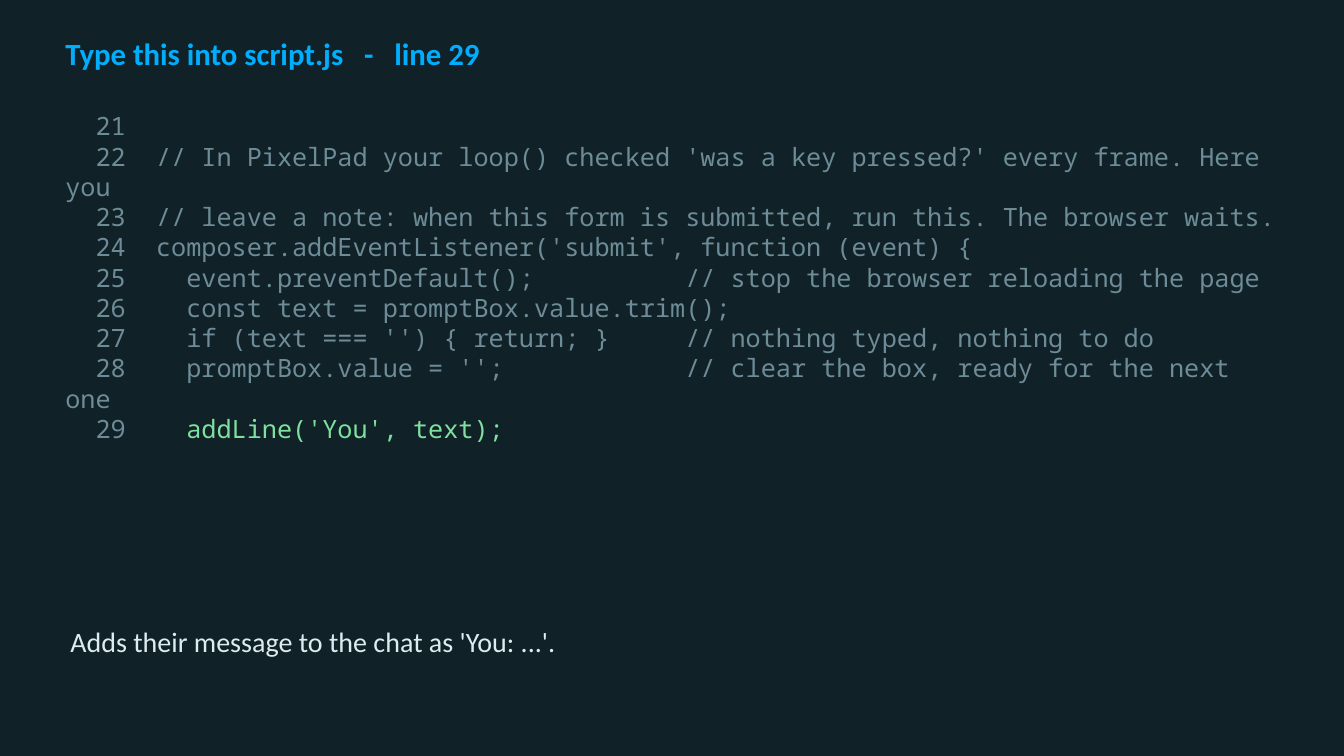
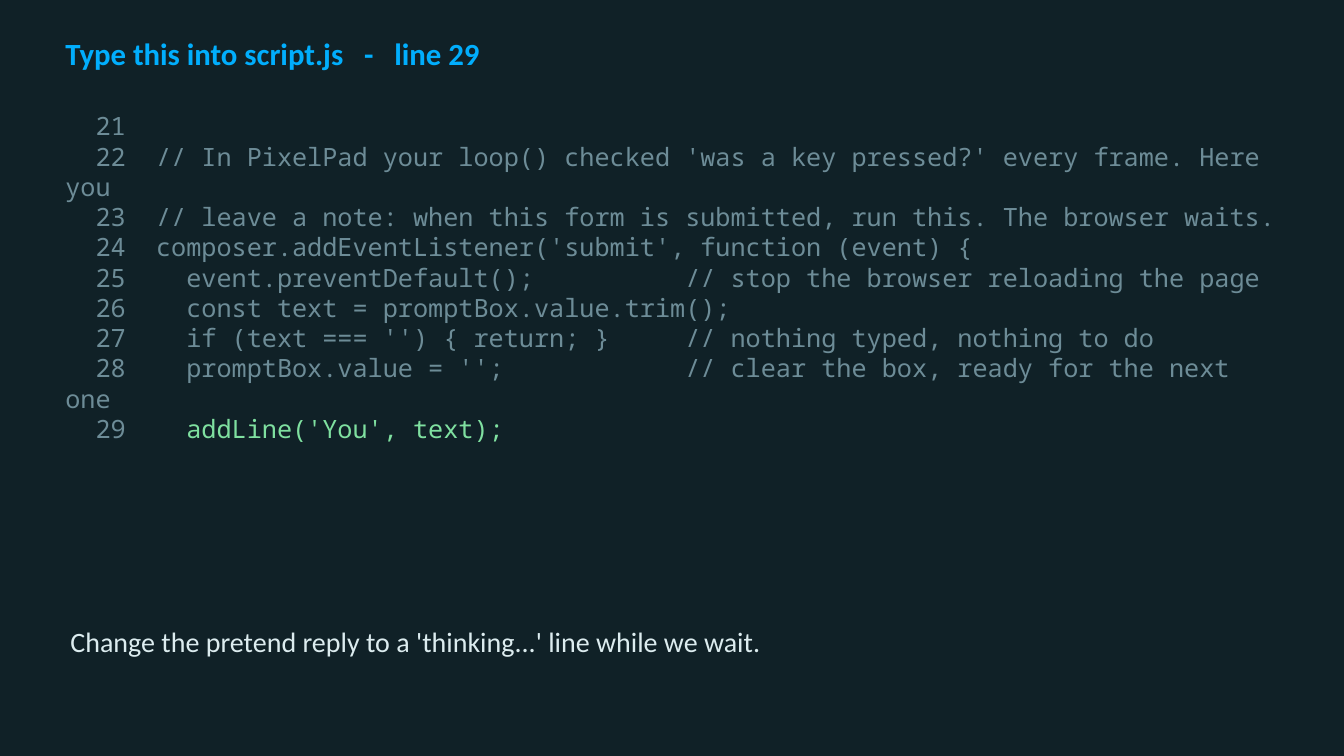
Before and after one commit to utgapps/utgapps.github.io, a slide deck: slide 32 of ai101/slides/week-02.pptx (slide 36 before the commit). Drawn at 1344x756 pixels with LibreOffice and Linux fonts; fonts in the diff are those of the drawing. Boxes give left, top, right and bottom in pixels: in the first picture for what was removed or moved away, otherwise in the second. Text is boxed around its words. In the diff, an @@ line names an element or a change of style, - is before the commit and + after.

```diff
--- a/ai101/slides/week-02.pptx
+++ b/ai101/slides/week-02.pptx
@@ text at [70,632,760,657]: text changed @@
-Adds their message to the chat as 'You: ...'.
+Change the pretend reply to a 'thinking...' line while we wait.
```
Also in this commit, not shown: 4 other slides changed, 4 slides removed, 31 other files.
